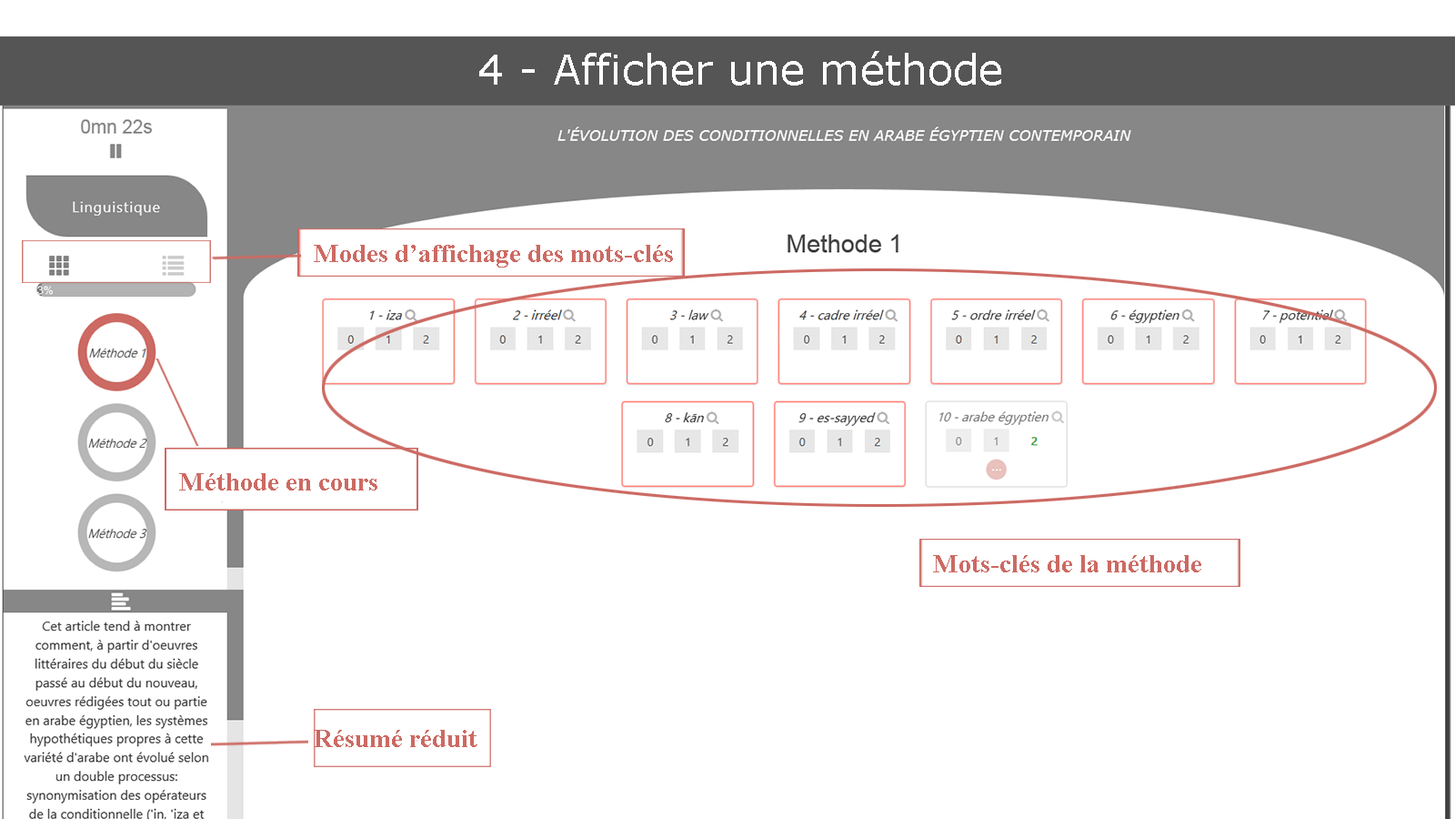
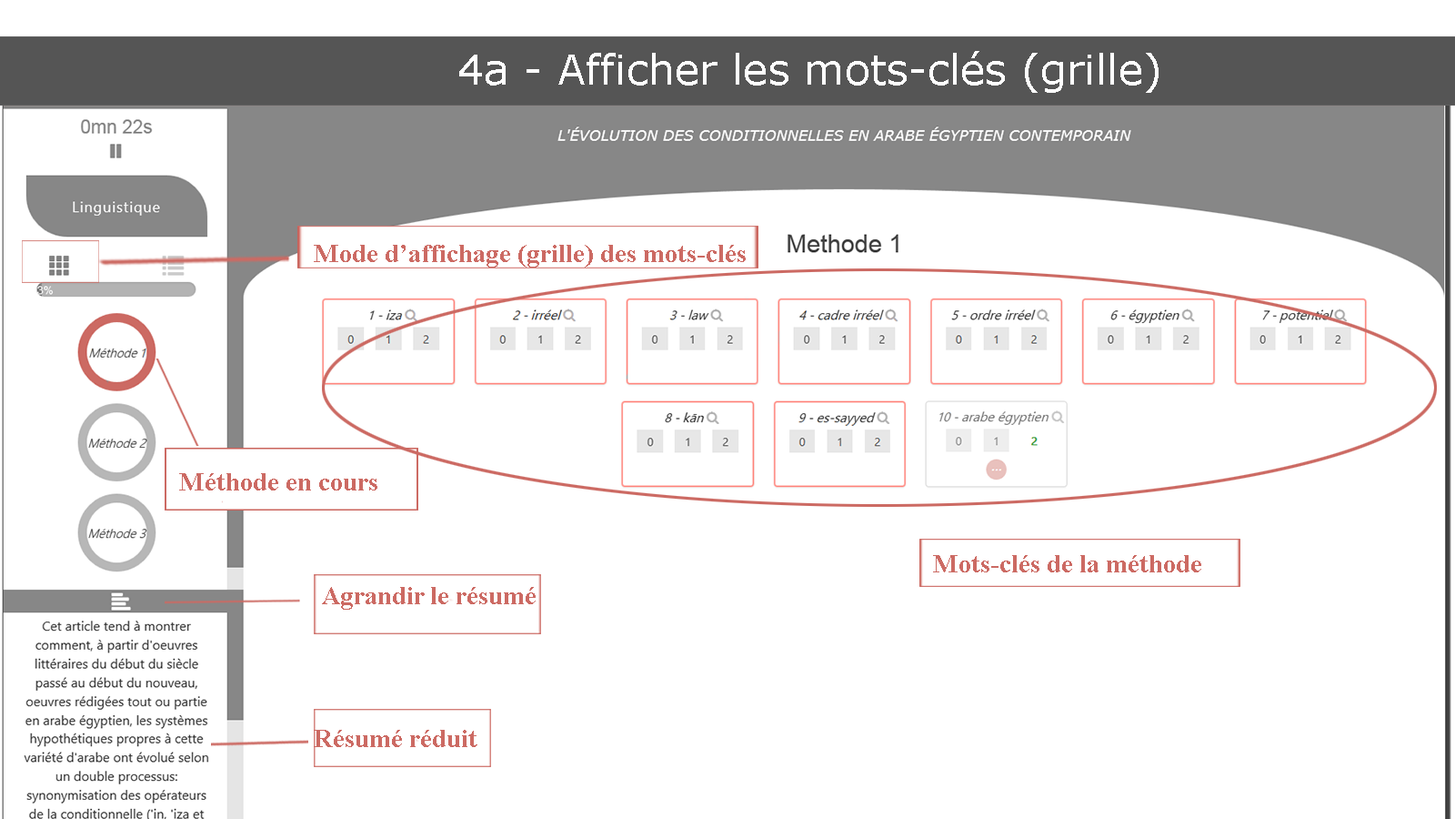
Revision of a layered 1455px x 819px image; what changed, layer by layer:
renamed "4 - Afficher une méthode" to "4a - Afficher les mots-clés (grille)", painted on it over (459, 50, 1159, 93)
added layer "Résumé grand" above "mode affichage" over (321, 586, 536, 610)
moved "mode affichage" (1st of 3) above "traitLiaison 3", painted on it over (297, 228, 746, 277)
moved "traitLiaison 3" above "mode affichage", painted on it over (98, 251, 661, 268)
added layer "mode affichage" (2nd of 3) above "traitLiaison 4" over (297, 225, 759, 269)
added layer "traitLiaison 4" above "resume 2" over (164, 598, 454, 604)
added layer "resume 2" above "rond" over (313, 573, 542, 634)
moved "mode affichage1" above "Résumé réduit", painted on it over (21, 240, 212, 283)
